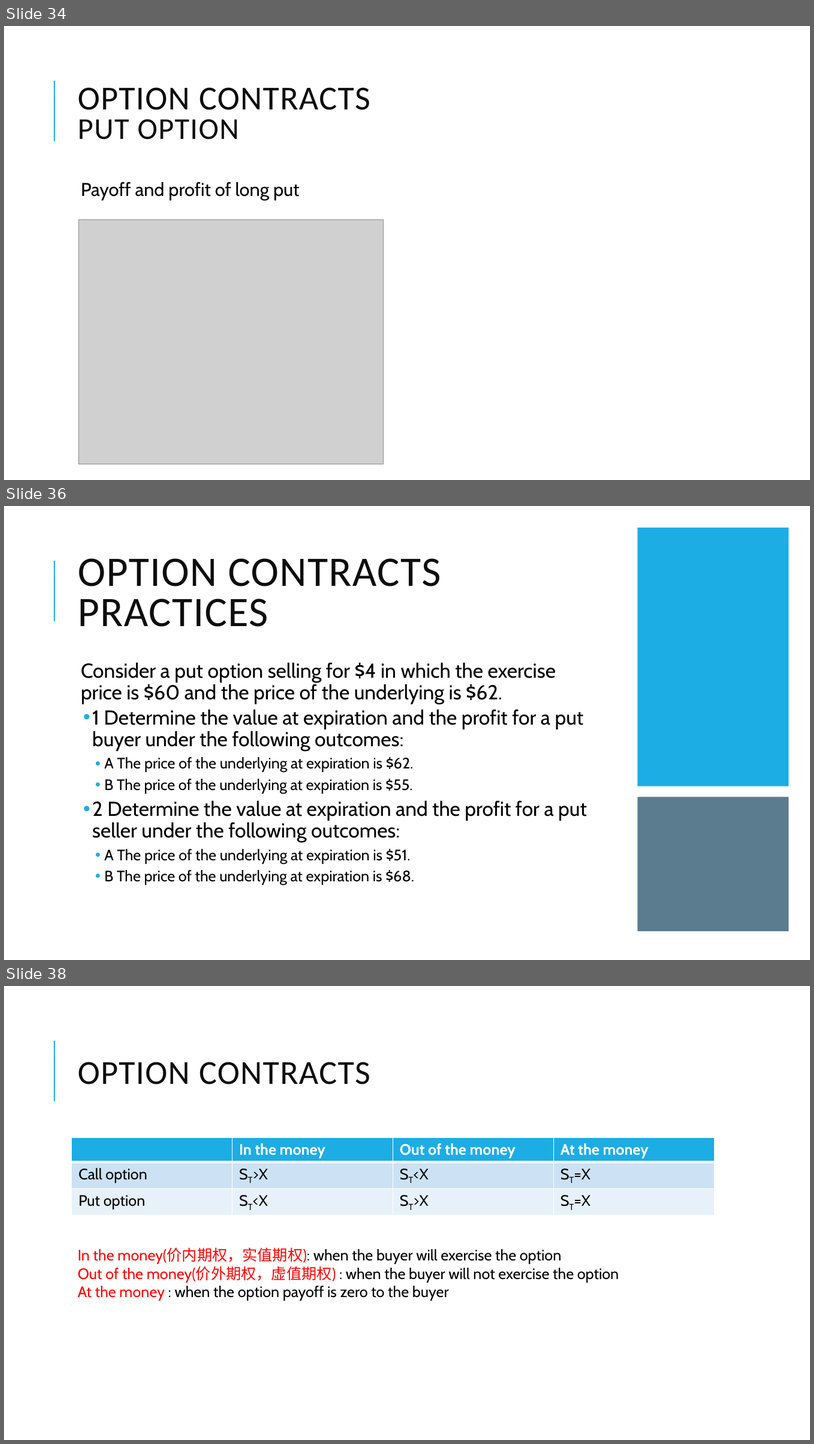
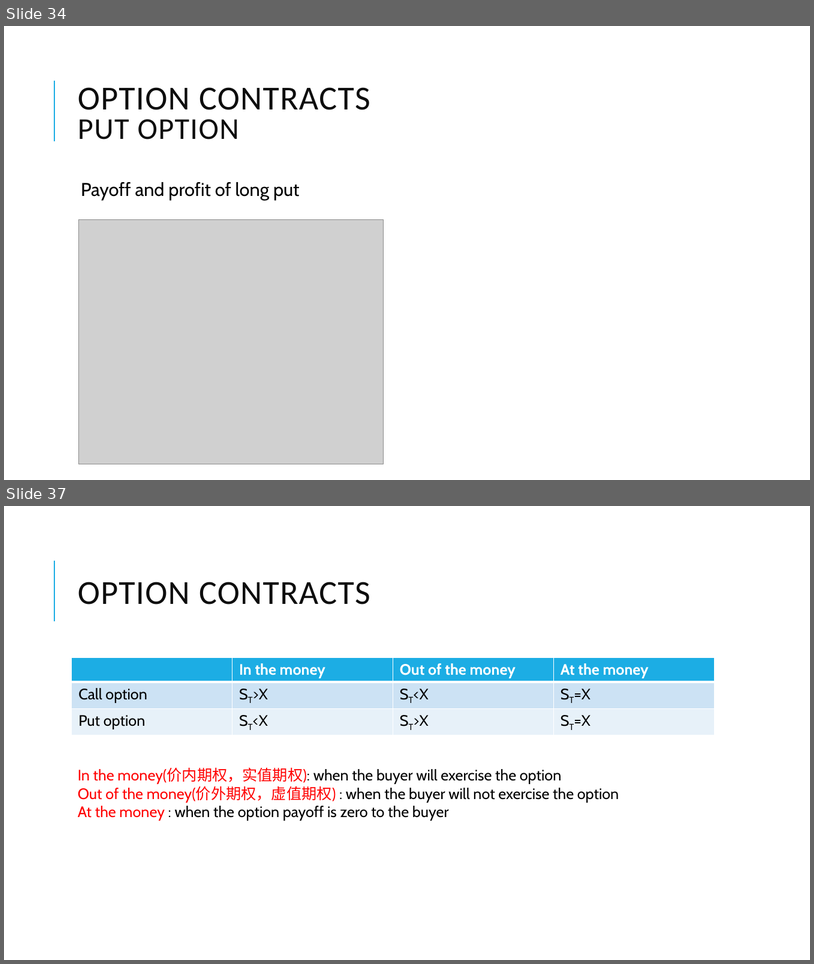
Before and after one commit to Isco0530/data, a slide deck: Derivatives.pptx. Shown one above the other, each under a label of ours: slides 34, 36 and 38 before the commit, slides 34 and 37 after it; the slides between them are not shown. The pictures are 814x1444 and 814x964 pixels, drawn with LibreOffice and Linux fonts; fonts in the diff are those of the drawing; grey boxes stand for pictures. Boxes give left, top, right and bottom in pixels: in the first picture for what was removed or moved away, otherwise in the second. Text is boxed around its words. In the diff, an @@ line names an element or a change of style, - is before the commit and + after.

```diff
--- a/Derivatives.pptx
+++ b/Derivatives.pptx
@@ slide 36 removed at (4, 506, 810, 960), background #FFFFFF; not listed: 1 template element that a slide beside it also shows @@
@@ rectangle removed at (638, 528, 789, 786) @@
@@ title removed at (78, 558, 441, 627) @@
-OPTION CONTRACTS
-PRACTICES
@@ text removed at (81, 662, 587, 885) @@
-  Consider a put option selling for $4 in which the exercise price is $60 and the price of the underlying is $62.
-  • 1 Determine the value at expiration and the profit for a put buyer under the following outcomes:
-    • A The price of the underlying at expiration is $62.
-    • B The price of the underlying at expiration is $55.
-  • 2 Determine the value at expiration and the profit for a put seller under the following outcomes:
-    • A The price of the underlying at expiration is $51.
-    • B The price of the underlying at expiration is $68.
@@ rectangle removed at (638, 797, 789, 931) @@
@@ what was slide 38 is now slide 37 @@
```
Also in this commit, not shown: 10 slides changed, 5 slides added, 6 other slides removed.
